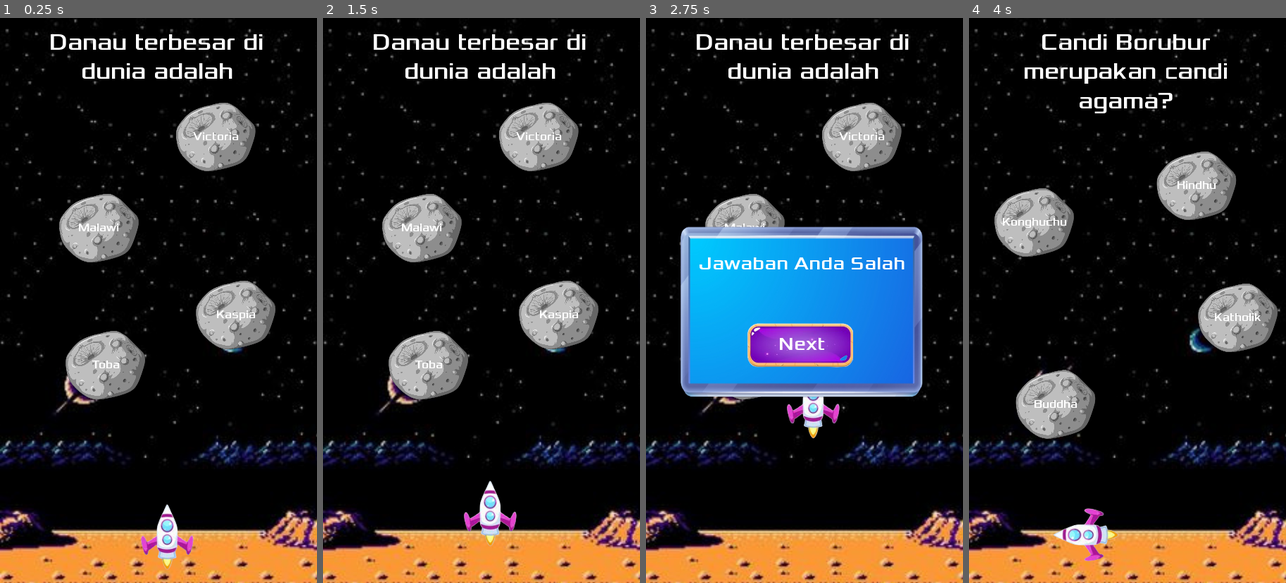
Above: before the commit, frames 1-4 (left to right).
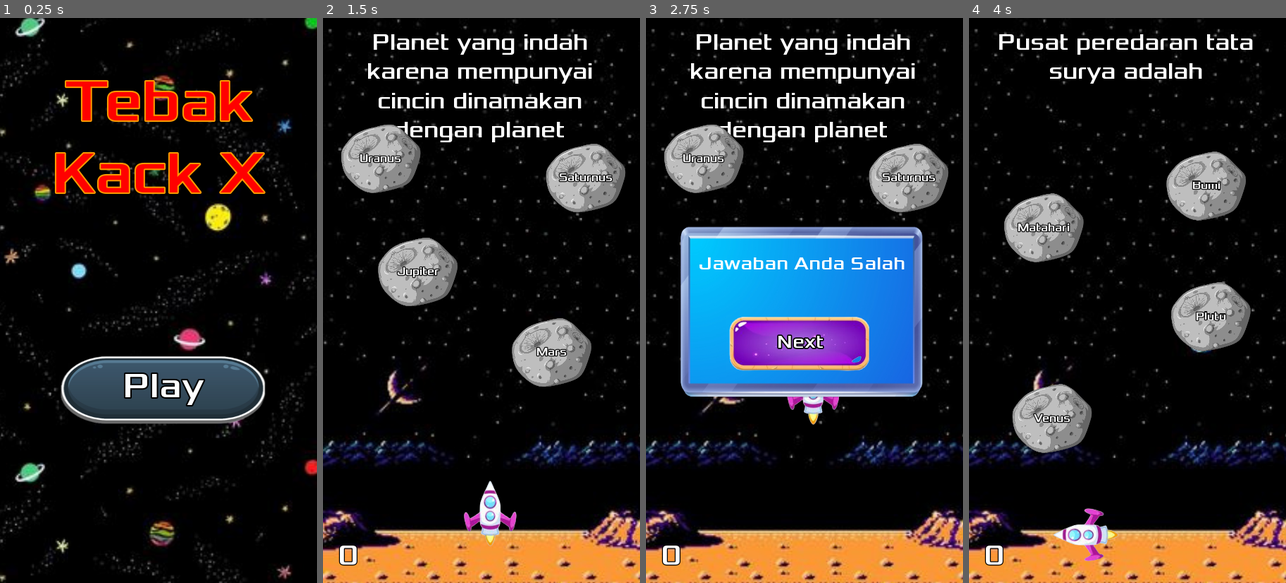
Above: after the commit, the same moments.

Repository: evandrarf/game-project
Game: Godot game, scene res://scene/Global.tscn
Same seed, same stepped clock (60 frames per second), same inputs: the game is played once before the commit and once after it.
Inputs (mouse positions are in pixels of both pictures, inside the frame that each line leads up to):
- Up to frame 1 (0.25 s): no input
- Up to frame 2 (1.5 s): click (487, 390) at 0.5 s, where only the run after the commit has a clickable "Play"; tap Enter at 1.25 s; hold W (move_up) from 1.28 s (still down)
- Up to frame 3 (2.75 s): keep holding W (move_up)
- Up to frame 4 (4 s): release W (move_up) at 2.75 s; click "Next" at 2.75 s; tap Space at 3.5 s; hold A (move_left) from 3.53 s (still down)

The runs differ from the first frame. In frame 1, 37% of the frame differs, in the area x 0-100%, y 0-100%; in frame 2, 19%; in frame 3, 14%; in frame 4, 12%.

Commit message:
Fungsionalitas game selesai, menambahkan fitur skor dan HUD

Diff:
--- /dev/null
+++ b/Game.tscn
@@ -0,0 +1,70 @@
+[gd_scene load_steps=9 format=2]
+
+[ext_resource path="res://scene/Rocket.tscn" type="PackedScene" id=1]
+[ext_resource path="res://scene/Asteroid.tscn" type="PackedScene" id=2]
+[ext_resource path="res://script/Soal.gd" type="Script" id=4]
+[ext_resource path="res://assets/Xolonium-Regular.ttf" type="DynamicFontData" id=6]
+[ext_resource path="res://assets/background.png" type="Texture" id=7]
+[ext_resource path="res://scene/Menu.tscn" type="PackedScene" id=8]
+
+[sub_resource type="DynamicFont" id=1]
+size = 80
+font_data = ExtResource( 6 )
+
+[sub_resource type="DynamicFont" id=2]
+size = 100
+outline_size = 3
+outline_color = Color( 0, 0, 0, 1 )
+font_data = ExtResource( 6 )
+
+[node name="Game" type="Control"]
+anchor_right = 1.0
+anchor_bottom = 1.0
+
+[node name="TextureRect" type="TextureRect" parent="."]
+anchor_right = 1.0
+anchor_bottom = 1.0
+texture = ExtResource( 7 )
+expand = true
+
+[node name="Rocket" parent="." instance=ExtResource( 1 )]
+
+[node name="Soal" type="Node" parent="."]
+script = ExtResource( 4 )
+
+[node name="Pertanyaan" type="Label" parent="Soal"]
+anchor_right = 1.0
+margin_left = 52.0
+margin_top = 34.0
+margin_right = -64.0
+margin_bottom = 231.0
+custom_fonts/font = SubResource( 1 )
+text = "Test"
+align = 1
+autowrap = true
+
+[node name="OpsiContainer" type="Node2D" parent="Soal"]
+
+[node name="Asteroid" parent="Soal/OpsiContainer" instance=ExtResource( 2 )]
+position = Vector2( 222, 695 )
+
+[node name="Asteroid2" parent="Soal/OpsiContainer" instance=ExtResource( 2 )]
+position = Vector2( 916, 1019 )
+
+[node name="Asteroid3" parent="Soal/OpsiContainer" instance=ExtResource( 2 )]
+position = Vector2( 295, 1313 )
+
+[node name="Asteroid4" parent="Soal/OpsiContainer" instance=ExtResource( 2 )]
+position = Vector2( 775, 570 )
+
+[node name="Menu" parent="." instance=ExtResource( 8 )]
+
+[node name="Skor" type="Label" parent="."]
+margin_left = 40.0
+margin_top = 1763.0
+margin_right = 133.0
+margin_bottom = 1883.0
+custom_fonts/font = SubResource( 2 )
+text = "0"
+align = 1
+valign = 1
--- a/scene/Asteroid.tscn
+++ b/scene/Asteroid.tscn
@@ -9,6 +9,8 @@
 
 [sub_resource type="DynamicFont" id=2]
 size = 40
+outline_size = 3
+outline_color = Color( 0.0705882, 0.0705882, 0.0705882, 1 )
 font_data = ExtResource( 2 )
 
 [node name="Asteroid" type="Area2D"]
--- a/scene/Global.tscn
+++ b/scene/Global.tscn
@@ -1,68 +1,26 @@
-[gd_scene load_steps=10 format=2]
+[gd_scene load_steps=4 format=2]
 
-[ext_resource path="res://scene/Rocket.tscn" type="PackedScene" id=1]
-[ext_resource path="res://scene/Asteroid.tscn" type="PackedScene" id=2]
-[ext_resource path="res://assets/Xolonium-Regular.ttf" type="DynamicFontData" id=3]
-[ext_resource path="res://script/Soal.gd" type="Script" id=4]
-[ext_resource path="res://assets/background.png" type="Texture" id=5]
-[ext_resource path="res://scene/Menu.tscn" type="PackedScene" id=6]
+[ext_resource path="res://Game.tscn" type="PackedScene" id=1]
 [ext_resource path="res://script/Global.gd" type="Script" id=7]
-[ext_resource path="res://script/Menu.gd" type="Script" id=8]
-
-[sub_resource type="DynamicFont" id=1]
-size = 80
-font_data = ExtResource( 3 )
+[ext_resource path="res://scene/HUD.tscn" type="PackedScene" id=9]
 
 [node name="Global" type="Node"]
 script = ExtResource( 7 )
 
-[node name="TextureRect" type="TextureRect" parent="."]
-anchor_right = 1.0
-anchor_bottom = 1.0
-texture = ExtResource( 5 )
-expand = true
+[node name="Game" parent="." instance=ExtResource( 1 )]
 
-[node name="Rocket" parent="." instance=ExtResource( 1 )]
+[node name="Menu" parent="Game" index="3"]
+pause_mode = 2
 
-[node name="Soal" type="Node" parent="."]
-script = ExtResource( 4 )
+[node name="HUD" parent="." instance=ExtResource( 9 )]
 
-[node name="Pertanyaan" type="Label" parent="Soal"]
-anchor_right = 1.0
-margin_left = 52.0
-margin_top = 34.0
-margin_right = -64.0
-margin_bottom = 231.0
-custom_fonts/font = SubResource( 1 )
-text = "Test"
-align = 1
-autowrap = true
+[connection signal="area_entered" from="Game/Soal/OpsiContainer/Asteroid" to="." method="_on_Asteroid_area_entered" binds= [ 0 ]]
+[connection signal="area_entered" from="Game/Soal/OpsiContainer/Asteroid2" to="." method="_on_Asteroid_area_entered" binds= [ 1 ]]
+[connection signal="area_entered" from="Game/Soal/OpsiContainer/Asteroid3" to="." method="_on_Asteroid_area_entered" binds= [ 2 ]]
+[connection signal="area_entered" from="Game/Soal/OpsiContainer/Asteroid4" to="." method="_on_Asteroid_area_entered" binds= [ 3 ]]
+[connection signal="pressed" from="Game/Menu/Control/NinePatchRect/TextureButton" to="." method="_on_TextureButton_pressed"]
+[connection signal="pressed" from="HUD/Control/TextureButton" to="." method="_on_StartButton_pressed"]
 
-[node name="OpsiContainer" type="Node2D" parent="Soal"]
-
-[node name="Asteroid" parent="Soal/OpsiContainer" instance=ExtResource( 2 )]
-position = Vector2( 222, 695 )
-
-[node name="Asteroid2" parent="Soal/OpsiContainer" instance=ExtResource( 2 )]
-position = Vector2( 916, 1019 )
-
-[node name="Asteroid3" parent="Soal/OpsiContainer" instance=ExtResource( 2 )]
-position = Vector2( 295, 1313 )
-
-[node name="Asteroid4" parent="Soal/OpsiContainer" instance=ExtResource( 2 )]
-position = Vector2( 775, 570 )
-
-[node name="Menu" parent="." instance=ExtResource( 6 )]
-
-[node name="Control" parent="Menu" index="0"]
-pause_mode = 2
-visible = false
-script = ExtResource( 8 )
-
-[connection signal="area_entered" from="Soal/OpsiContainer/Asteroid" to="." method="_on_Asteroid4_area_entered" binds= [ 0 ]]
-[connection signal="area_entered" from="Soal/OpsiContainer/Asteroid2" to="." method="_on_Asteroid4_area_entered" binds= [ 1 ]]
-[connection signal="area_entered" from="Soal/OpsiContainer/Asteroid3" to="." method="_on_Asteroid4_area_entered" binds= [ 2 ]]
-[connection signal="area_entered" from="Soal/OpsiContainer/Asteroid4" to="." method="_on_Asteroid4_area_entered" binds= [ 3 ]]
-[connection signal="pressed" from="Menu/Control/NinePatchRect/TextureButton" to="." method="_on_TextureButton_pressed"]
-
-[editable path="Menu"]
+[editable path="Game"]
+[editable path="Game/Menu"]
+[editable path="HUD"]
--- a/scene/HUD.tscn
+++ b/scene/HUD.tscn
@@ -1,7 +1,58 @@
-[gd_scene format=2]
+[gd_scene load_steps=6 format=2]
+
+[ext_resource path="res://assets/5.png" type="Texture" id=1]
+[ext_resource path="res://assets/Xolonium-Regular.ttf" type="DynamicFontData" id=2]
+[ext_resource path="res://assets/Button 1.png" type="Texture" id=3]
+
+[sub_resource type="DynamicFont" id=2]
+size = 200
+outline_size = 5
+outline_color = Color( 1, 0.603922, 0, 1 )
+font_data = ExtResource( 2 )
+
+[sub_resource type="DynamicFont" id=1]
+size = 120
+outline_size = 5
+outline_color = Color( 0, 0, 0, 1 )
+font_data = ExtResource( 2 )
 
 [node name="HUD" type="CanvasLayer"]
 
-[node name="NinePatchRect" type="NinePatchRect" parent="."]
-margin_right = 40.0
-margin_bottom = 40.0
+[node name="Control" type="Control" parent="."]
+anchor_right = 1.0
+anchor_bottom = 1.0
+
+[node name="NinePatchRect" type="NinePatchRect" parent="Control"]
+anchor_right = 1.0
+anchor_bottom = 1.0
+texture = ExtResource( 1 )
+
+[node name="Label" type="Label" parent="Control"]
+anchor_right = 1.0
+margin_top = 160.0
+margin_bottom = 644.0
+custom_colors/font_color = Color( 1, 0, 0, 1 )
+custom_fonts/font = SubResource( 2 )
+text = "Tebak Kack X"
+align = 1
+autowrap = true
+
+[node name="TextureButton" type="TextureButton" parent="Control"]
+margin_left = 189.0
+margin_top = 1137.0
+margin_right = 929.0
+margin_bottom = 1399.0
+texture_normal = ExtResource( 3 )
+expand = true
+__meta__ = {
+"_edit_group_": true
+}
+
+[node name="Label" type="Label" parent="Control/TextureButton"]
+margin_left = 65.0
+margin_top = 38.0
+margin_right = 672.0
+margin_bottom = 250.0
+custom_fonts/font = SubResource( 1 )
+text = "Play"
+align = 1
--- a/scene/Menu.tscn
+++ b/scene/Menu.tscn
@@ -10,6 +10,8 @@
 
 [sub_resource type="DynamicFont" id=2]
 size = 64
+outline_size = 4
+outline_color = Color( 0, 0, 0, 1 )
 font_data = ExtResource( 1 )
 
 [node name="Menu" type="CanvasLayer"]
@@ -36,17 +38,17 @@
 autowrap = true
 
 [node name="TextureButton" type="TextureButton" parent="Control/NinePatchRect"]
-margin_left = 133.0
-margin_top = 177.0
-margin_right = 891.0
-margin_bottom = 962.0
+margin_left = 238.0
+margin_top = 415.0
+margin_right = 760.0
+margin_bottom = 628.0
 texture_normal = ExtResource( 2 )
 expand = true
 
 [node name="Label" type="Label" parent="Control/NinePatchRect/TextureButton"]
-margin_left = 292.0
-margin_top = 304.0
-margin_right = 448.0
-margin_bottom = 382.0
+margin_left = 183.0
+margin_top = 60.0
+margin_right = 339.0
+margin_bottom = 138.0
 custom_fonts/font = SubResource( 2 )
 text = "Next"
--- a/script/Global.gd
+++ b/script/Global.gd
@@ -1,31 +1,70 @@
 extends Node
 
-onready var menu = $Menu/Control
-onready var menu_text = $Menu/Control/NinePatchRect/Label
-onready var soal = $Soal
-onready var rocket = $Rocket
+onready var menu = $Game/Menu/Control
+onready var menu_text = $Game/Menu/Control/NinePatchRect/Label
+onready var soal = $Game/Soal
+onready var rocket = $Game/Rocket
+onready var game = $Game
+onready var hud = $HUD/Control
+onready var skor = $Game/Skor
+onready var menu_button_text = $Game/Menu/Control/NinePatchRect/TextureButton/Label
+
+var skor_num = 0
+var soal_terakhir = false
 
 func _ready():
 	menu.hide()
+	game.hide()
 	get_tree().paused = false
+	skor.text = str(skor_num)
+	randomize()
+	soal.position_index = int(round(rand_range(0, 5)))
+	soal.soal.shuffle()
 
 const rocket_pos = Vector2(567, 1763)
 
 
-func _on_Asteroid4_area_entered(area, index):
+func _on_Asteroid_area_entered(area, index):
 	get_tree().paused = true
 	var arr_soal = soal.soal
 	var nomor_soal = soal.nomor_soal
+	if (!soal_terakhir) :
+		print(index)
+		if(index == arr_soal[nomor_soal]["jawaban"]):
+			menu_text.text = "Jawaban Anda Benar"
+			skor_num += 1
+			skor.text = str(skor_num)
+		else :
+			menu_text.text = "Jawaban Anda Salah"
+	else :
+		if(index == arr_soal[nomor_soal]["jawaban"]):
+			skor_num += 1
+			skor.text = str(skor_num)
+		menu_text.text = "Anda mendapatkan " + str(skor_num) + " poin"
+		menu_button_text.text = "Back"
+	soal.nomor_soal += 1
 	menu.show()
-	if(index == arr_soal[nomor_soal]["jawaban"]):
-		menu_text.text = "Jawaban Anda Benar"
-	else :
-		menu_text.text = "Jawaban Anda Salah"
 
 
 func _on_TextureButton_pressed():
-	soal.nomor_soal += 1
 	get_tree().paused = false
 	menu.hide()
 	rocket.position = rocket_pos
-	soal.position_index = int(round(rand_range(0, 7)))
+	randomize()
+	soal.position_index = int(round(rand_range(0, 5)))
+	if(soal.nomor_soal == 9) :
+		soal_terakhir = true
+	if(soal.nomor_soal == 10):
+		start_game()
+
+
+func _on_StartButton_pressed():
+	hud.hide()
+	game.show()
+
+func start_game() :
+	hud.show()
+	game.hide()
+	soal.nomor_soal = 0
+	skor_num = 0
+	skor.text = str(skor_num)
--- a/script/Soal.gd
+++ b/script/Soal.gd
@@ -17,7 +17,8 @@
 var position_index = 0
 
 func _start() :
-	position_index = int(round(rand_range(0, 7)))
+	randomize()
+	position_index = int(round(rand_range(0, 5)))
 
 
 func _process(delta):
@@ -26,6 +27,7 @@
 		var label = asteroids[i].get_node("Label")
 		label.text = soal[nomor_soal]["opsi"][i]
 		asteroids[i].position = asteroids_position[position_index][i]
+
 
 #print(button.text)
 
@@ -75,6 +77,11 @@
 		"opsi" : ["Rupiah", "Dollar","Yen", "Ringgit"],
 		"jawaban": 3
 	},
+	{
+		"pertanyaan": "Binatang yang bisa hidup di air dan di darat disebut ",
+		"opsi" : ["Terestrial", "Amfibi","Akuatik", "Mamalia"],
+		"jawaban": 1
+	},
 	]
 
 
Binary file added: assets/5.png
Not shown, changed: assets/5.png.import
Binary file added: assets/Button 1.png
Not shown, added: assets/Button 1.png.import
Binary file changed: assets/My project-1 (1).png
Binary file added: assets/My project-1 (2).png
Not shown, changed: assets/My project-1 (2).png.import
Binary file removed: assets/Untitled.png
Binary file removed: assets/rocket.png
Not shown, added: .DS_Store
Not shown, added: assets/.DS_Store
